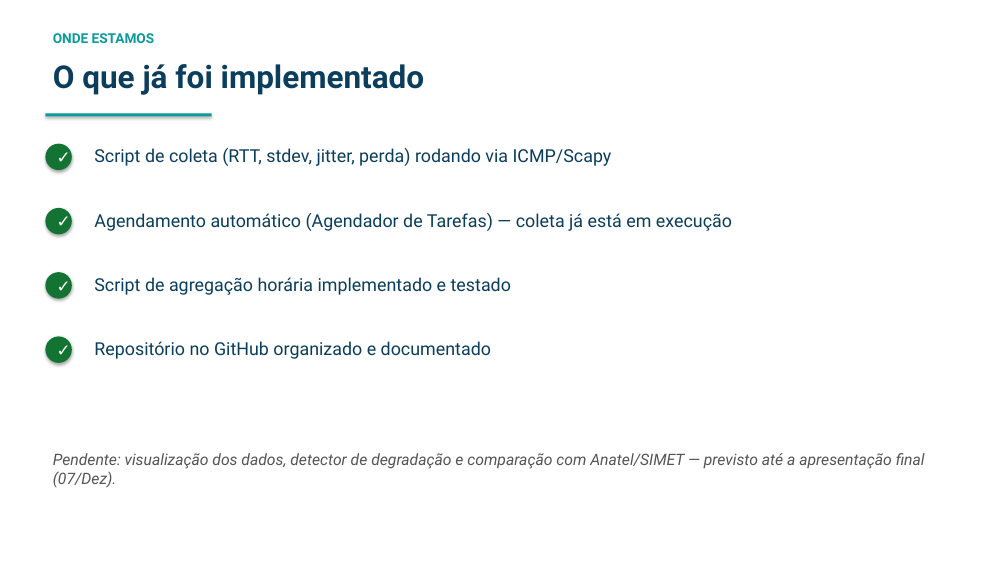
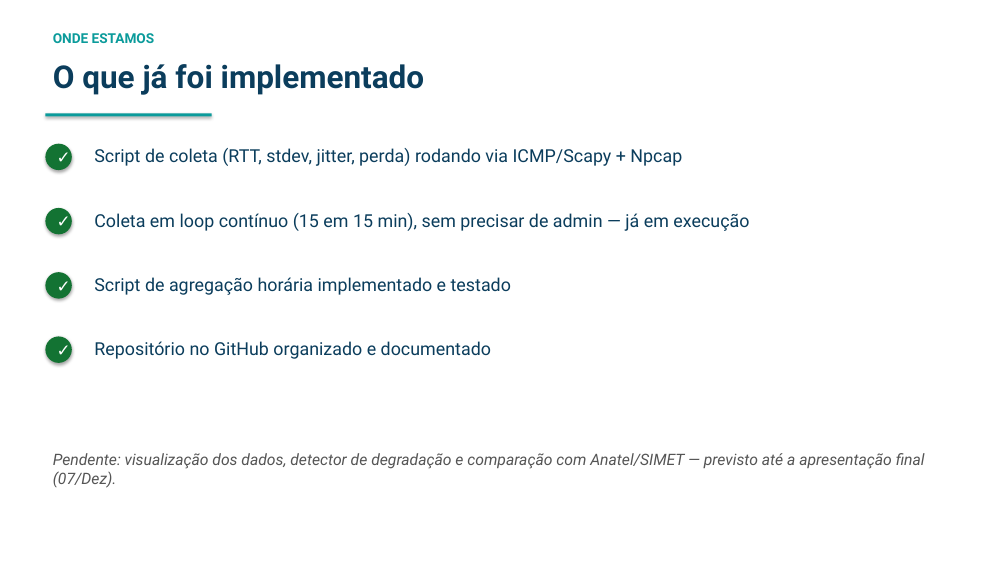
Before and after one commit to fredmartins12/Qualidade_internet_Brasil, a slide deck: slide 5 of docs/apresentacao_previa.pptx. Drawn at 1008x567 pixels with LibreOffice and Linux fonts; fonts in the diff are those of the drawing. Boxes give left, top, right and bottom in pixels: in the first picture for what was removed or moved away, otherwise in the second. Text is boxed around its words. In the diff, an @@ line names an element or a change of style, - is before the commit and + after.

Commit message:
docs: atualiza guia e slides para o fluxo sem admin/Agendador
Reflete a correção do probe.py (Npcap via conf.use_pcap, modo
--loop-minutes): não precisa mais de terminal elevado nem de
Agendador de Tarefas para a coleta recorrente.

```diff
--- a/docs/apresentacao_previa.pptx
+++ b/docs/apresentacao_previa.pptx
@@ text at bbox=[94, 148, 682, 166]: text changed @@
-Script de coleta (RTT, stdev, jitter, perda) rodando via ICMP/Scapy
+Script de coleta (RTT, stdev, jitter, perda) rodando via ICMP/Scapy + Npcap
@@ text at bbox=[94, 213, 749, 231]: text changed @@
-Agendamento automático (Agendador de Tarefas) — coleta já está em execução
+Coleta em loop contínuo (15 em 15 min), sem precisar de admin — já em execução
```
Also in this commit, not shown: 4 other files.
